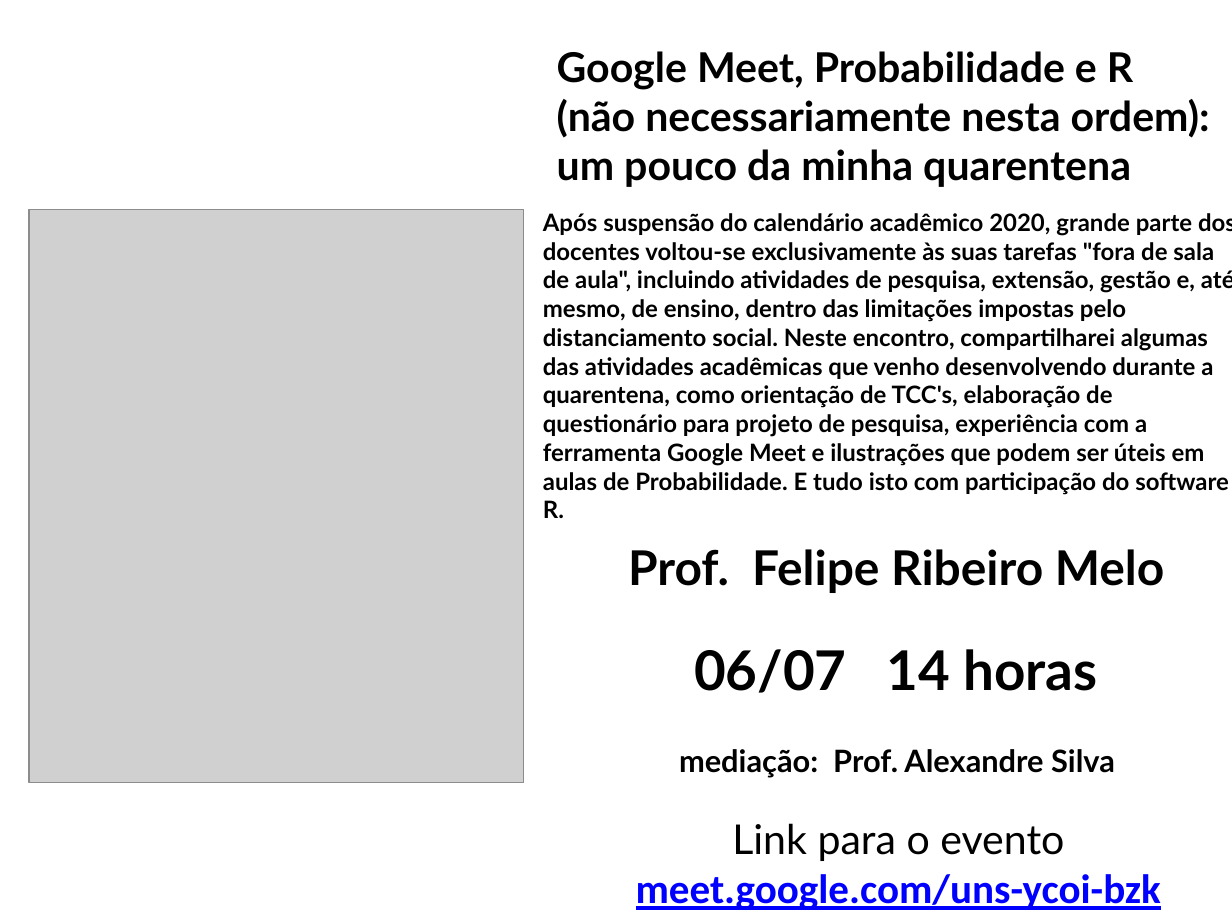
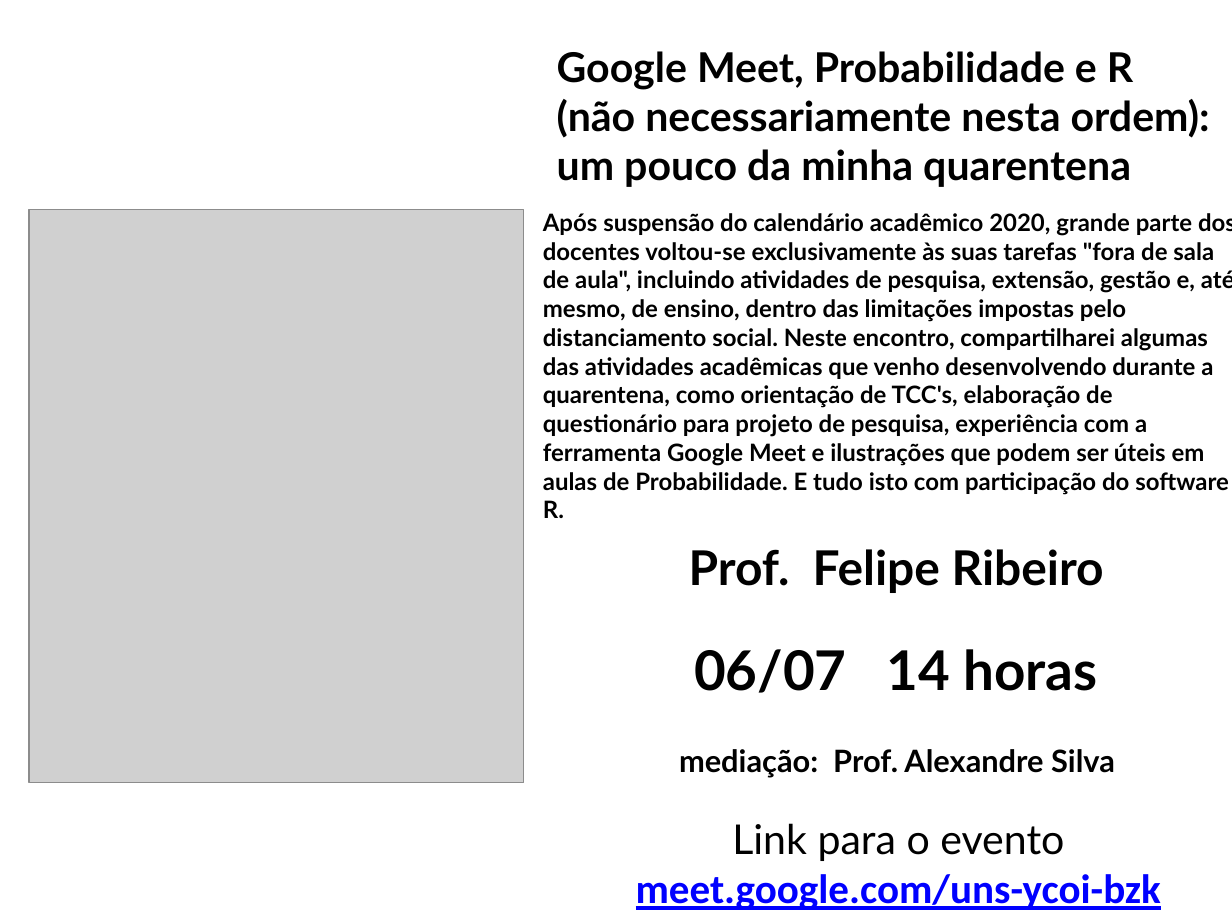
Before and after one commit to DATAUNIRIO/DMQ_Talks, a slide deck: slide 12 of libs/uds/flyer.pptx. Drawn at 1232x924 pixels with LibreOffice and Linux fonts; fonts in the diff are those of the drawing; grey boxes stand for pictures; background and template pictures are left out. Boxes give left, top, right and bottom in pixels: in the first picture for what was removed or moved away, otherwise in the second. Text is boxed around its words. In the diff, an @@ line names an element or a change of style, - is before the commit and + after.

```diff
--- a/libs/uds/flyer.pptx
+++ b/libs/uds/flyer.pptx
@@ text at [689, 549, 1104, 593]: text changed @@
-Prof. Felipe Ribeiro Melo
+Prof. Felipe Ribeiro
```
